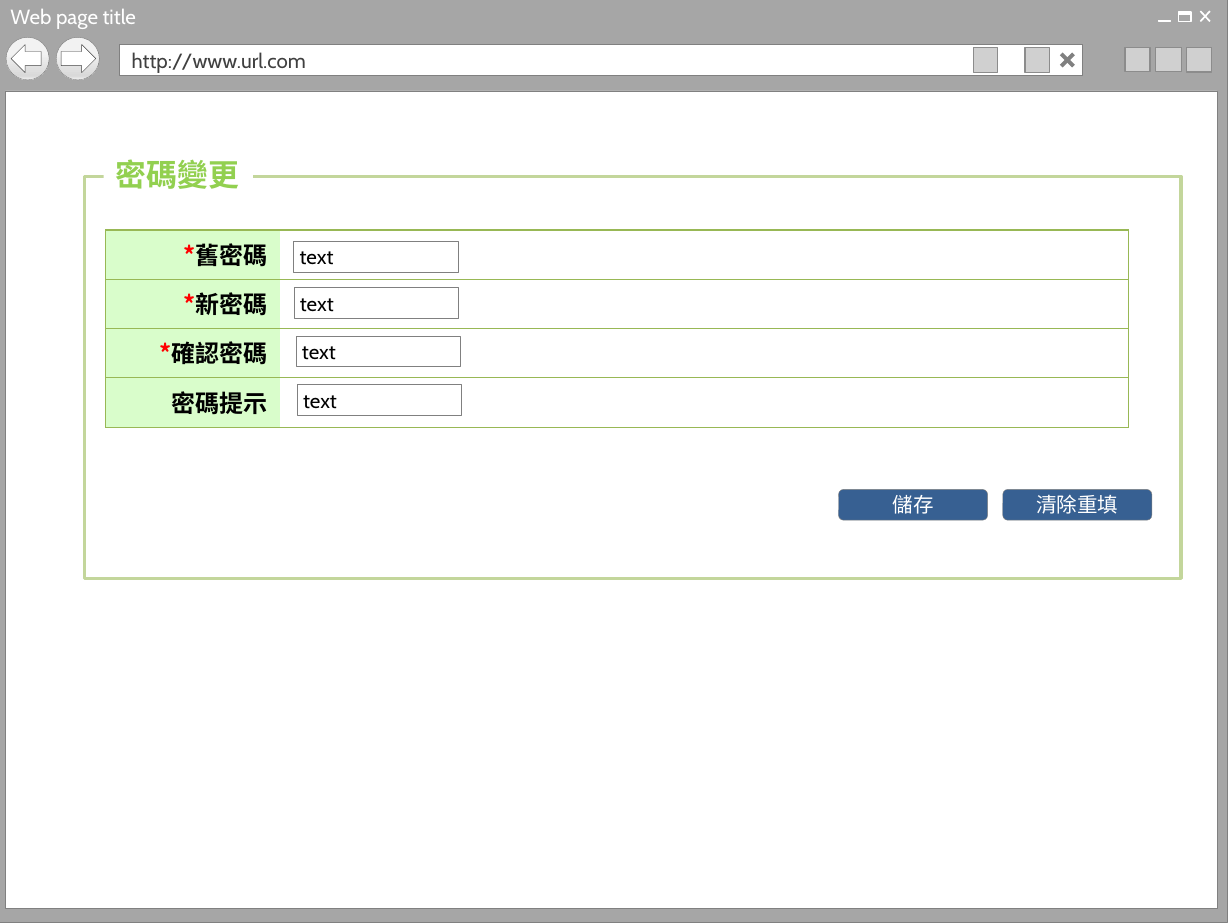
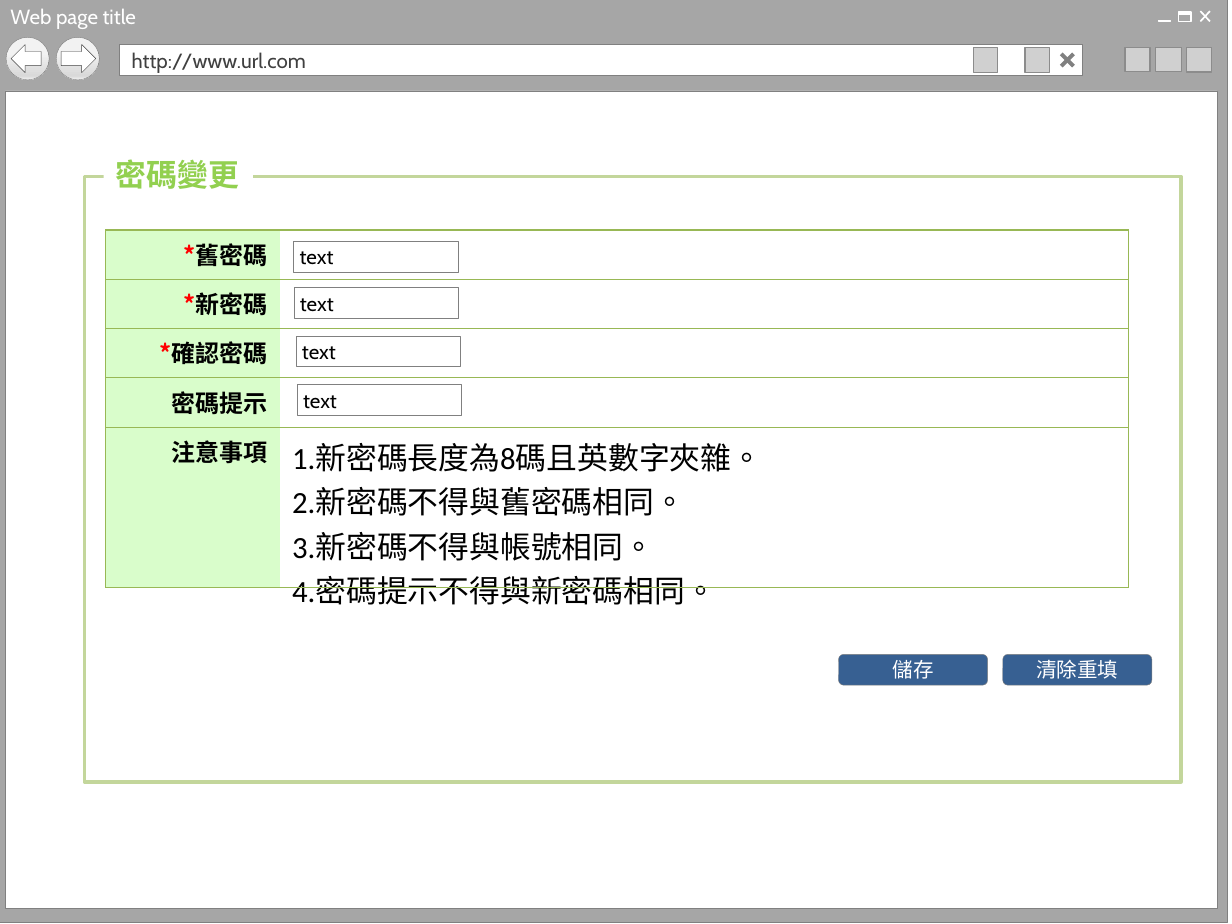
Before and after one commit to OldtreeChen/Suda3g, a slide deck: slide 2 of APF/UI/UI操作/UI 操作_1111.pptx. Drawn at 1232x924 pixels with LibreOffice and Linux fonts; fonts in the diff are those of the drawing; grey boxes stand for pictures; background and template pictures are left out. Boxes give left, top, right and bottom in pixels: in the first picture for what was removed or moved away, otherwise in the second. Text is boxed around its words. In the diff, an @@ line names an element or a change of style, - is before the commit and + after.

```diff
--- a/APF/UI/UI操作/UI 操作_1111.pptx
+++ b/APF/UI/UI操作/UI 操作_1111.pptx
@@ rectangle: place and size @@
-rectangle at bbox=[85, 176, 1181, 578]
+rectangle at bbox=[85, 176, 1181, 782]
@@ table at bbox=[106, 230, 1129, 609] @@
+row 5: 注意事項 | 1.新密碼長度為8碼且英數字夾雜。 / 2.新密碼不得與舊密碼相同。 / 3.新密碼不得與帳號相同。 / 4.密碼提示不得與新密碼相同。
@@ rounded rectangle "儲存": place and size @@
-rounded rectangle "儲存" at bbox=[839, 489, 988, 520]
+rounded rectangle "儲存" at bbox=[839, 654, 988, 685]
@@ rounded rectangle "清除重填": place and size @@
-rounded rectangle "清除重填" at bbox=[1003, 489, 1152, 520]
+rounded rectangle "清除重填" at bbox=[1003, 654, 1152, 685]
```
Also in this commit, not shown: 1 other slide changed, 4 other files.
